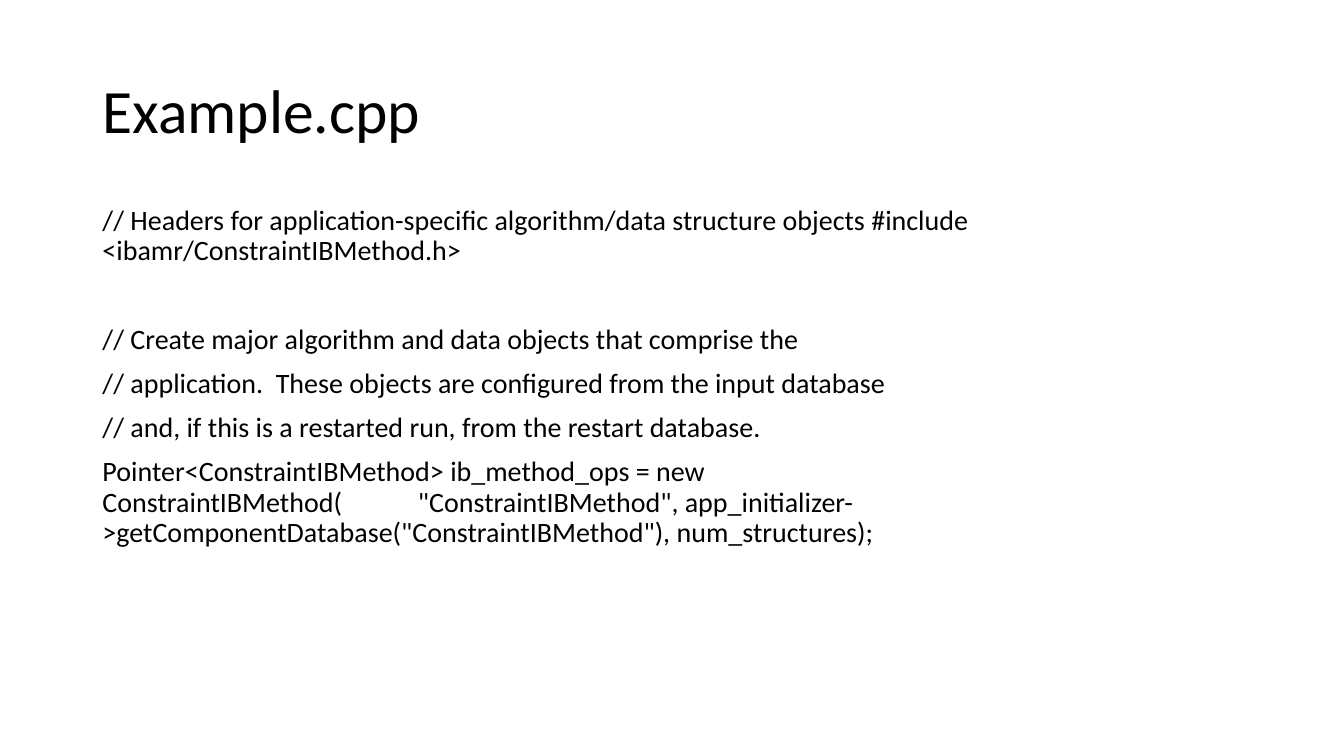
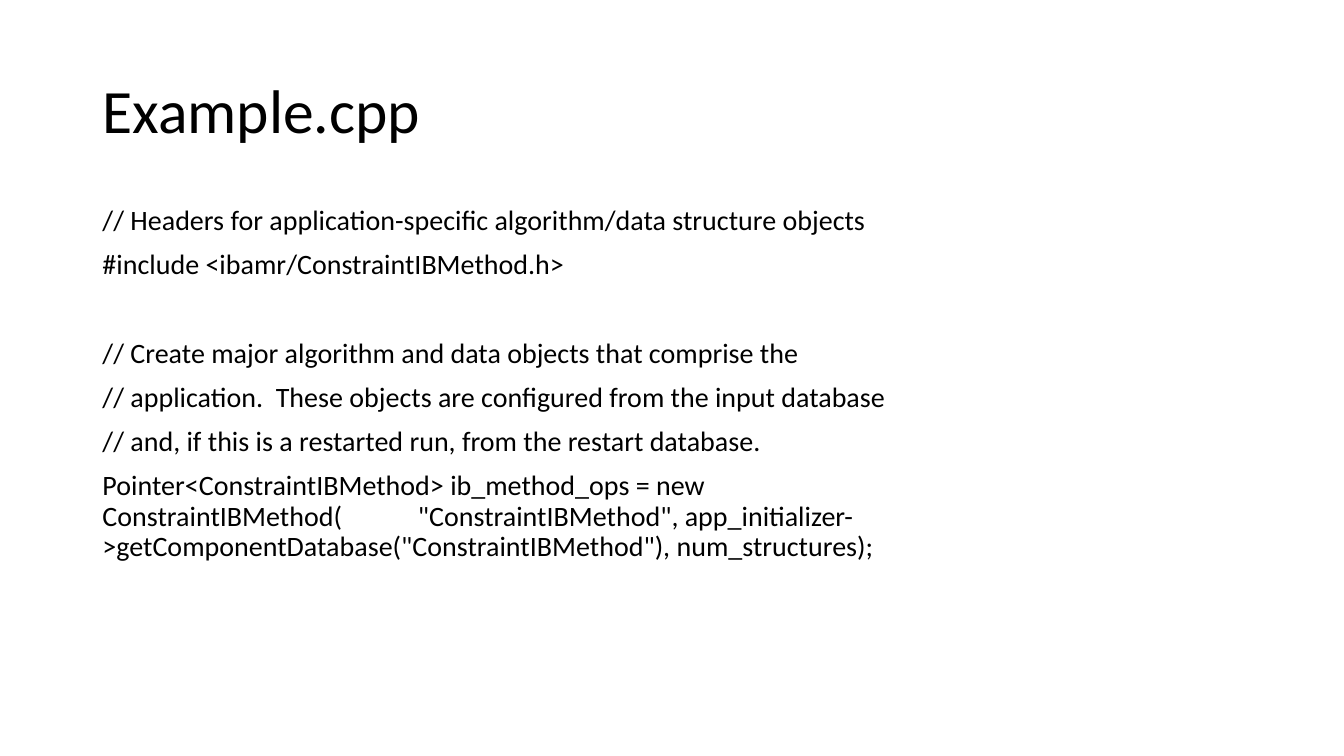
Before and after one commit to fairyflies9/IBAMR-Tutorials, a slide deck: slide 11 of IBAMR Lectures/Lecture 7 - Looking at ConstraintIB examples.pptx. Drawn at 1344x756 pixels with LibreOffice and Linux fonts; fonts in the diff are those of the drawing. Boxes give left, top, right and bottom in pixels: in the first picture for what was removed or moved away, otherwise in the second. Text is boxed around its words. In the diff, an @@ line names an element or a change of style, - is before the commit and + after.

```diff
--- a/IBAMR Lectures/Lecture 7 - Looking at ConstraintIB examples.pptx
+++ b/IBAMR Lectures/Lecture 7 - Looking at ConstraintIB examples.pptx
@@ text at [102, 210, 865, 276]: text changed @@
-// Headers for application-specific algorithm/data structure objects #include <ibamr/ConstraintIBMethod.h>
+// Headers for application-specific algorithm/data structure objects
+#include <ibamr/ConstraintIBMethod.h>
```
Also in this commit, not shown: 5 other slides changed.
